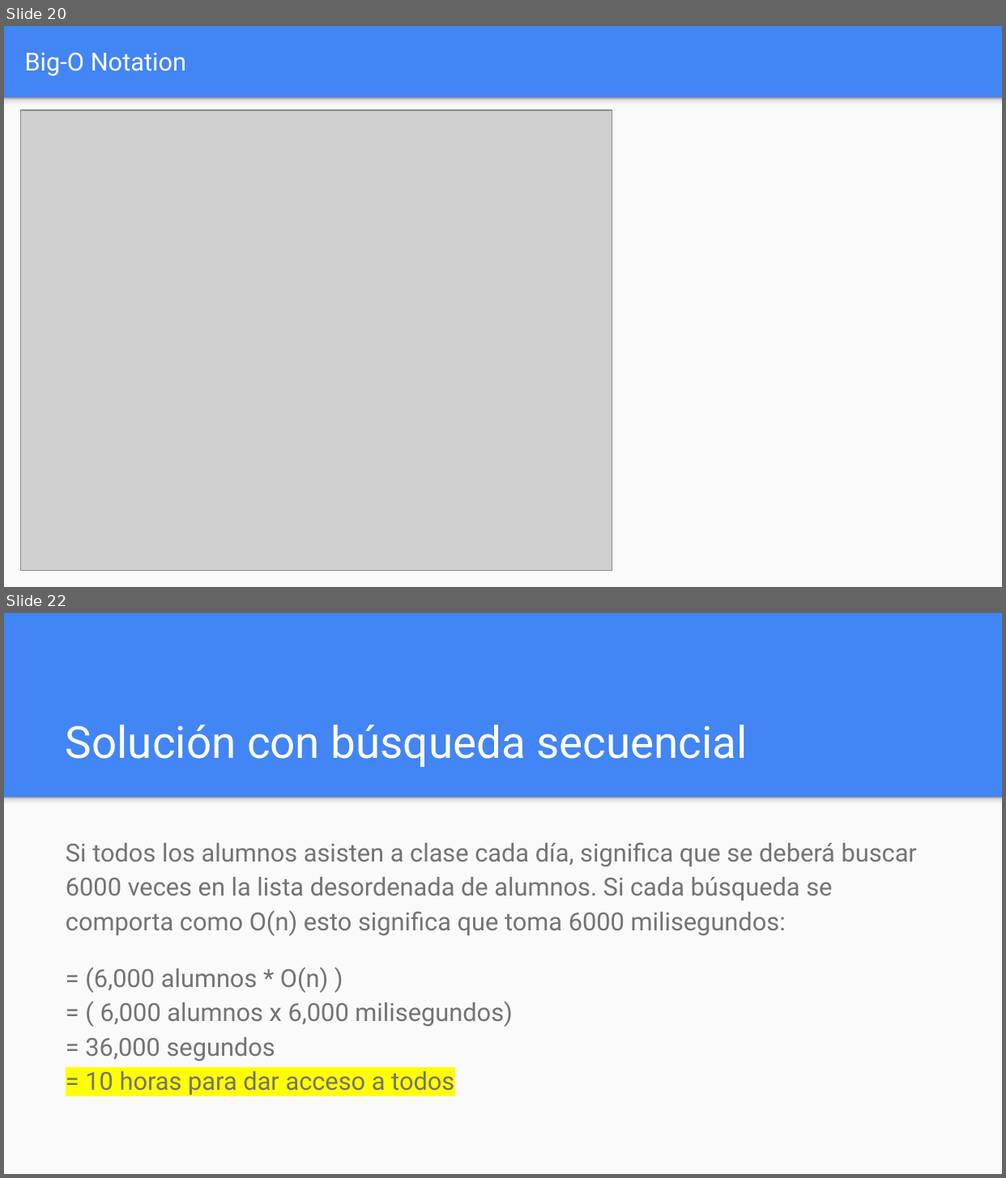
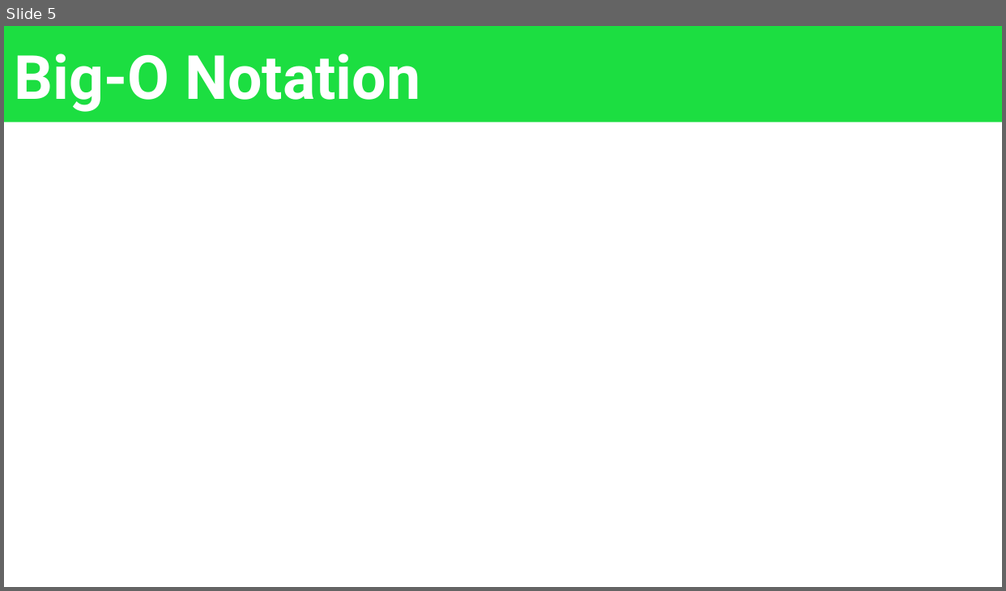
Before and after one commit to OMardil/INFO2, a slide deck: MOD09_Big_O/01 Presentacion/INFO2_MOD10-Análisis de Algoritmos.pptx. Shown one above the other, each under a label of ours: slides 20 and 22 before the commit, slide 5 after it; the slides between them are not shown. The pictures are 1006x1178 and 1006x591 pixels, drawn with LibreOffice and Linux fonts; fonts in the diff are those of the drawing; grey boxes stand for pictures. Boxes give left, top, right and bottom in pixels: in the first picture for what was removed or moved away, otherwise in the second. Text is boxed around its words. In the diff, an @@ line names an element or a change of style, - is before the commit and + after.

```diff
--- a/MOD09_Big_O/01 Presentacion/INFO2_MOD10-Análisis de Algoritmos.pptx
+++ b/MOD09_Big_O/01 Presentacion/INFO2_MOD10-Análisis de Algoritmos.pptx
@@ slide 22 removed at [4, 613, 1002, 1174], background #4285F4 @@
@@ title removed at [66, 725, 747, 767] @@
-Solución con búsqueda secuencial
@@ rectangle removed at [4, 797, 1002, 1174] @@
@@ rectangle removed at [4, 797, 1002, 808] @@
@@ text removed at [66, 842, 917, 1095] @@
-Si todos los alumnos asisten a clase cada día, significa que se deberá buscar 6000 veces en la lista desordenada de alumnos. Si cada búsqueda se comporta como O(n) esto significa que toma 6000 milisegundos:
-= (6,000 alumnos * O(n) )
-= ( 6,000 alumnos x 6,000 milisegundos)
-= 36,000 segundos
-= 10 horas para dar acceso a todos
@@ what was slide 20 is now slide 5 @@
@@ slide 5 changed as well @@
@@ background #4285F4 to #FFFFFF @@
@@ title "Big-O Notation": place and size @@
-title "Big-O Notation" at [25, 53, 186, 76]
+title "Big-O Notation" at [4, 26, 1002, 122]
@@ title "Big-O Notation" at [4, 26, 1002, 122]: size 18 to 44 pt, bold on; line spacing 1 to 0.9; vertical alignment middle to bottom; fill none to #1CDE41 @@
@@ rectangle removed at [4, 98, 1002, 587] @@
@@ rectangle removed at [4, 98, 1002, 109] @@
@@ picture removed at [21, 109, 613, 570] @@
```
Also in this commit, not shown: 15 other slides changed, 15 slides added, 6 other slides removed, 10 other files.
